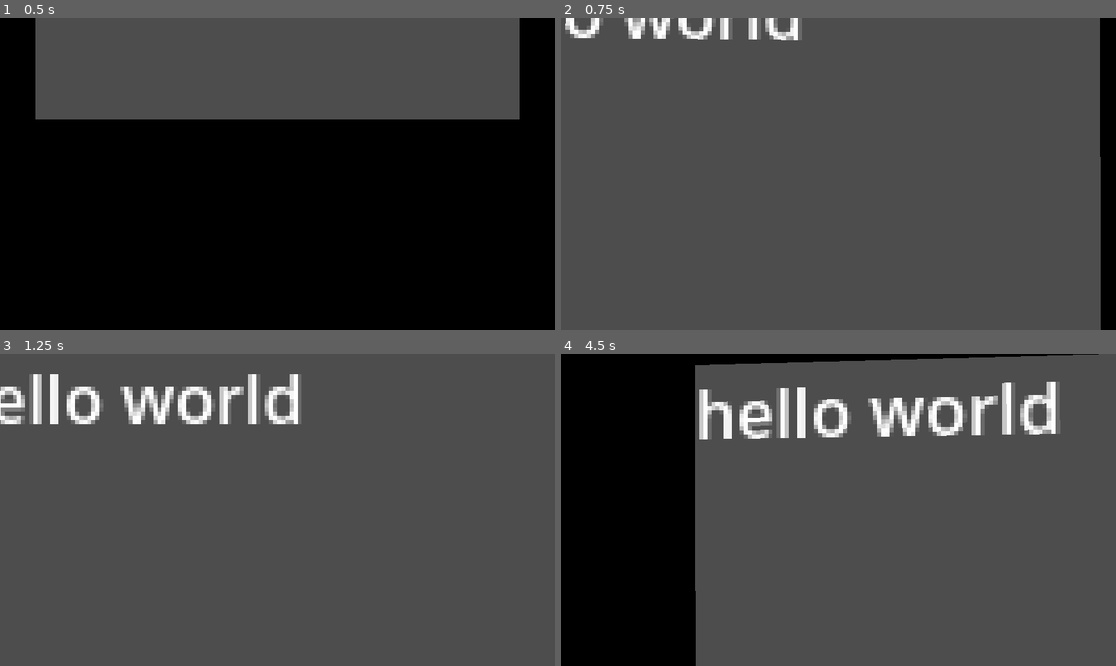
Above: before the commit, frames 1-4 (two rows, left to right).
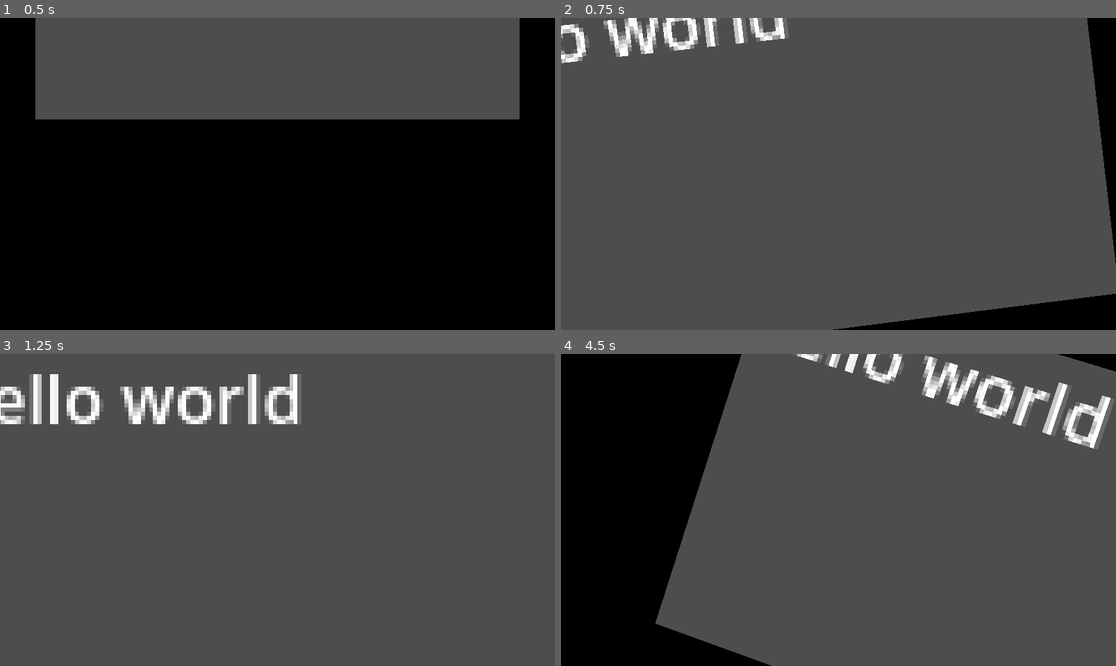
Above: after the commit, the same moments.

Repository: theowiik/xmas-game-jam-2025
Game: Godot game, scene res://scenes/main.tscn
Two runs of this game, one before a commit and one after it. Both use one fixed random seed, a clock stepped at 60 frames per second and the inputs below.
Inputs (mouse positions are in pixels of both pictures, inside the frame that each line leads up to):
- Up to frame 1 (0.5 s): no input
- Up to frame 2 (0.75 s): tap Enter at 0.5 s; move the mouse to (866, 174) at 0.52 s; hold W (WALK_FORWARD) from 0.53 s (still down); hold Mouse wheel up (ZOOM_IN) from 0.53 s (still down)
- Up to frame 3 (1.25 s): keep holding W (WALK_FORWARD); keep holding Mouse wheel up (ZOOM_IN); tap Space (JUMP) at 0.77 s
- Up to frame 4 (4.5 s): keep holding W (WALK_FORWARD); move the mouse to (810, 510) at 1.27 s; release Mouse wheel up (ZOOM_IN) at 1.28 s; tap Mouse wheel down (ZOOM_OUT) at 1.35, 2.85, 4.35 s; tap Space (JUMP) at 1.52, 3.02, 3.77 s; move the mouse to (849, 503) at 2.02 s; hold Mouse wheel up (ZOOM_IN) 2.03-2.78 s; move the mouse to (832, 516) at 2.77 s; move the mouse to (877, 513) at 3.52 s; hold Mouse wheel up (ZOOM_IN) 3.53-4.28 s; move the mouse to (794, 506) at 4.27 s

Frame 1 is identical in both runs. In frame 2, 6.8% of the frame differs, in the area x 0-100%, y 0-100%; in frame 3, 0.1%; in frame 4, 12%, in the area x 17-100%, y 0-100%.

Commit message:
Camera wobbling

Diff:
--- a/scripts/player.gd
+++ b/scripts/player.gd
@@ -23,6 +23,13 @@
 var bob_intensity: float = 0.08
 var bob_sway: float = 0.05
 
+# Physics-based camera rotation
+var camera_angular_velocity: Vector3 = Vector3.ZERO
+var camera_roll_intensity: float = 0.15  # How much the camera rolls when turning
+var camera_tilt_intensity: float = 0.1   # How much the camera tilts on lateral movement
+var camera_angular_damping: float = 8.0   # How fast angular velocity dampens
+var previous_rotation_y: float = 0.0
+
 
 func _ready() -> void:
 	Input.mouse_mode = Input.MOUSE_MODE_CAPTURED
@@ -46,7 +53,16 @@
 
 
 func look(delta: float) -> void:
-	rotation.y += target_rotation_y * player_rotation_smoothing * delta
+	var rotation_delta_y = target_rotation_y * player_rotation_smoothing * delta
+	rotation.y += rotation_delta_y
+
+	# Track rotation velocity for physics-based camera
+	var rotation_velocity_y = (rotation.y - previous_rotation_y) / delta if delta > 0 else 0
+	previous_rotation_y = rotation.y
+
+	# Apply angular velocity based on turning speed (for camera roll)
+	camera_angular_velocity.z = -rotation_velocity_y * camera_roll_intensity
+
 	current_rotation_x += target_rotation_x * player_rotation_smoothing * delta
 	current_rotation_x = clamp(current_rotation_x, deg_to_rad(-60), deg_to_rad(60))
 	view_pivot.rotation.x = current_rotation_x
@@ -79,9 +95,30 @@
 		desired_camera_position.global_position, camera_position_smoothing * delta
 	)
 
+	# Calculate lateral movement tilt based on velocity
+	var velocity_2d := Vector2(velocity.x, velocity.z)
+	var player_right := transform.basis.x
+	var lateral_velocity := velocity.dot(player_right)
+	var lateral_tilt := lateral_velocity * camera_tilt_intensity
+
+	# Add lateral tilt to angular velocity
+	camera_angular_velocity.z += lateral_tilt * delta * 10.0
+
+	# Apply damping to angular velocity
+	camera_angular_velocity = camera_angular_velocity.lerp(Vector3.ZERO, camera_angular_damping * delta)
+
+	# Get the target rotation from desired camera position
+	var target_quat := desired_camera_position.global_transform.basis.get_rotation_quaternion()
+
+	# Apply physics-based rotation (angular velocity) on top of target rotation
+	var physics_rotation := Basis.from_euler(camera_angular_velocity)
+	var combined_basis := Basis(target_quat) * physics_rotation
+
+	# Smoothly interpolate to the combined rotation
 	var current_quat := camera.global_transform.basis.get_rotation_quaternion()
-	var target_quat := desired_camera_position.global_transform.basis.get_rotation_quaternion()
-	var interpolated_quat := current_quat.slerp(target_quat, camera_rotation_smoothing * delta)
+	var target_physics_quat := combined_basis.get_rotation_quaternion()
+	var interpolated_quat := current_quat.slerp(target_physics_quat, camera_rotation_smoothing * delta)
+
 	camera.global_transform.basis = Basis(interpolated_quat)
 
 
